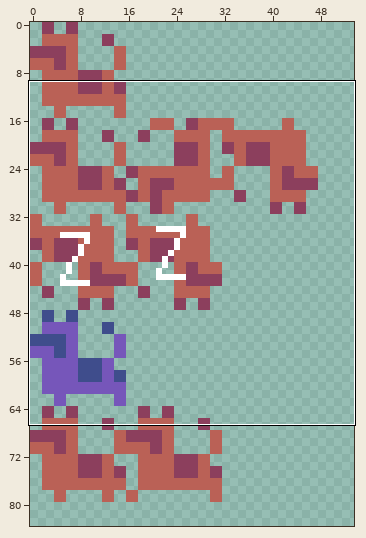
File history of a sprite sheet, media/art/entities/creature.png. Above: a wide view before the commit, with the close-up outlined.
Close-up. Before:
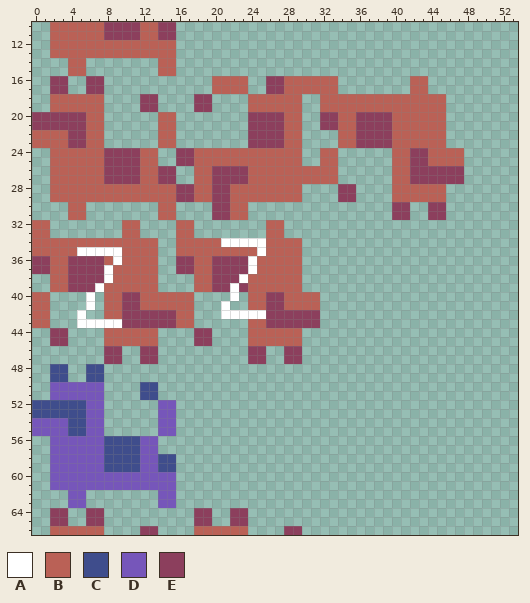
The file is 128x128 pixels. Shown: x 0..53, y 10..66. The wide view leaves out empty margins.
Palette (. is transparent): A #ffffff  B #ba6156  C #3f4d8c  D #7656ba  E #8c3f5d
Pixels before (only the part around the change), first column x 0:
10 ..BBBBBBEEEEBBEE......................................
11 ..BBBBBBEEEEBBEE......................................
12 ..BBBBBBBBBBBBBB......................................
13 ..BBBBBBBBBBBBBB......................................
14 ....BB........BB......................................
15 ....BB........BB......................................
16 ..EE..EE............BBBB..EEBBBBBB........BB..........
17 ..EE..EE............BBBB..EEBBBBBB........BB..........
18 ..BBBBBB....EE....EE....BBBBBB..BBBBBBBBBBBBBB........
19 ..BBBBBB....EE....EE....BBBBBB..BBBBBBBBBBBBBB........
20 EEEEEEBB......BB........EEEEBB..EEBBEEEEBBBBBB........
21 EEEEEEBB......BB........EEEEBB..EEBBEEEEBBBBBB........
22 BBBBEEBB......BB........EEEEBB....BBEEEEBBBBBB........
23 BBBBEEBB......BB........EEEEBB....BBEEEEBBBBBB........
24 ..BBBBBBEEEEBB..EEBBBBBBBBBBBB..BB......BBEEBBBB......
25 ..BBBBBBEEEEBB..EEBBBBBBBBBBBB..BB......BBEEBBBB......
26 ..BBBBBBEEEEBBEE..BBEEEEBBBBBBBBBB......BBEEEEEE......
27 ..BBBBBBEEEEBBEE..BBEEEEBBBBBBBBBB......BBEEEEEE......
28 ..BBBBBBBBBBBBBBEEBBEEBBBBBBBB....EE....BBBBBB........
29 ..BBBBBBBBBBBBBBEEBBEEBBBBBBBB....EE....BBBBBB........
30 ....BB........BB....EEBB................EE..EE........
31 ....BB........BB....EEBB................EE..EE........
32 BB........BB....BB........BB..........................
33 BB........BB....BB........BB..........................
34 BBBBBBBBBBBBBB..BBBBBAAAAABBBB........................
35 BBBBBAAAAABBBB..BBBBBBBBBABBBB........................
36 EEBBEEEEBABBBB..EEBBEEEEABBBBB........................
37 EEBBEEEEABBBBB..EEBBEEEEABBBBB........................
38 ..BBEEEEABBBBB....BBEEEABBBBBB........................
39 ..BBEEEABBBBBB....BBEEAEBBBBBB........................
40 BB....A.BBEEBBBBBB....A.BBEEBBBB......................
41 BB....A.BBEEBBBBBB...A..BBEEBBBB......................
42 BB...A..BBEEEEEEBB...AAAAAEEEEEE......................
43 BB...AAAAAEEEEEEBB......BBEEEEEE......................
44 ..EE....BBBBBB....EE....BBBBBB........................
45 ..EE....BBBBBB....EE....BBBBBB........................
46 ........EE..EE..........EE..EE........................
47 ........EE..EE..........EE..EE........................
48 ..CC..CC..............................................
49 ..CC..CC..............................................
50 ..DDDDDD....CC........................................
51 ..DDDDDD....CC........................................
52 CCCCCCDD......DD......................................
53 CCCCCCDD......DD......................................
54 DDDDCCDD......DD......................................
55 DDDDCCDD......DD......................................
56 ..DDDDDDCCCCDD........................................
57 ..DDDDDDCCCCDD........................................
58 ..DDDDDDCCCCDDCC......................................
59 ..DDDDDDCCCCDDCC......................................
60 ..DDDDDDDDDDDDDD......................................
61 ..DDDDDDDDDDDDDD......................................
62 ....DD........DD......................................
63 ....DD........DD......................................
64 ..EE..EE..........EE..EE..............................
65 ..EE..EE..........EE..EE..............................
66 ..BBBBBB....EE....BBBBBB....EE........................
After the commit:
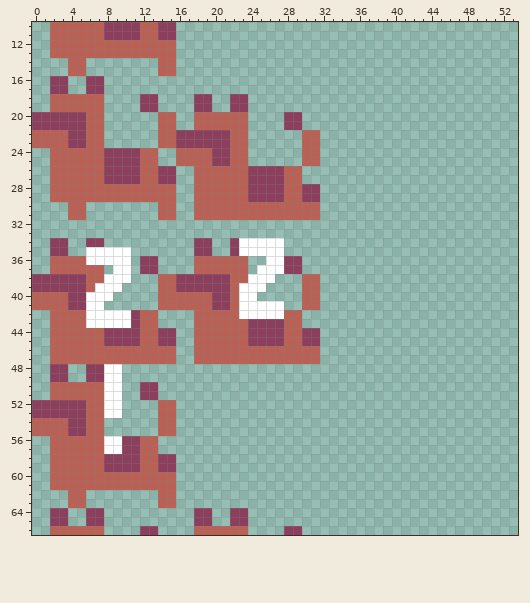
Log entry: Creature falls asleep after 5 seconds
The edit:
y 16..17: x 20..23 BBBB -> ....; x 26..33 EEBBBBBB -> ........; x 42..43 BB -> ..
y 18..19: x 22..29 ..BBBBBB -> EE......; x 32..45 BBBBBBBBBBBBBB -> ..............
y 20..21: x 18..29 ......EEEEBB -> BBBBBB....EE; x 32..45 EEBBEEEEBBBBBB -> ..............
y 22..23: x 16..31 ........EEEEBB.. -> EEEEEEBB......BB; x 34..45 BBEEEEBBBBBB -> ............
y 24..25: x 16..17 EE -> BB; x 20..21 BB -> EE; x 24..33 BBBBBB..BB -> ......BB..; x 40..47 BBEEBBBB -> ........
y 26..27: x 20..27 EEEEBBBB -> BBBBEEEE; x 30..33 BBBB -> ....; x 40..47 BBEEEEEE -> ........
y 28..29: x 16..17 EE -> ..; x 20..21 EE -> BB; x 24..27 BBBB -> EEEE; x 30..31 .. -> EE; x 34..35 EE -> ..; x 40..45 BBBBBB -> ......
y 30..31: x 18..21 ..EE -> BBBB; x 24..31 ........ -> BBBBBBBB; x 40..41 EE -> ..; x 44..45 EE -> ..
y 32..33: x 0..1 BB -> ..; x 10..11 BB -> ..; x 16..17 BB -> ..; x 26..27 BB -> ..
y 34: x 0..13 BBBBBBBBBBBBBB -> ..EE..EE......; x 16..22 BBBBBAA -> ..EE..E; x 26..29 BBBB -> AA..
y 35: x 0..5 BBBBBA -> ..EE..; x 10..13 BBBB -> A...; x 16..24 BBBBBBBBB -> ..EE..EAA; x 26..29 BBBB -> AA..
y 36: x 0..1 EE -> ..; x 4..8 EEEEB -> BBAAA; x 10..13 BBBB -> A.EE; x 16..17 EE -> ..; x 20..29 EEEEABBBBB -> BBBB..AAEE
y 37: x 0..1 EE -> ..; x 4..13 EEEEABBBBB -> BBBB.AA.EE; x 16..17 EE -> ..; x 20..29 EEEEABBBBB -> BBBB.AAAEE
y 38: x 0..3 ..BB -> EEEE; x 6..7 EE -> BB; x 9..19 BBBBB....BB -> AA...BBEEEE; x 22..31 EABBBBBB.. -> BBAAA...BB
y 39: x 0..3 ..BB -> EEEE; x 6 E -> B; x 8..19 BBBBBB....BB -> AA....BBEEEE; x 22..31 AEBBBBBB.. -> BAAA....BB
y 40: x 2..5 .... -> BBEE; x 7..13 .BBEEBB -> AA.....; x 18..29 ....A.BBEEBB -> BBEEBAA.....
y 41: x 2..5 .... -> BBEE; x 7..13 .BBEEBB -> A......; x 18..29 ...A..BBEEBB -> BBEEBAAAAA..
y 42: x 0..10 BB...A..BBE -> ..BBBBAAAAA; x 12..22 EEEEBB...AA -> BB....BBBBB; x 26..31 EEEEEE -> AABB..
y 43: x 0..5 BB...A -> ..BBBB; x 10 E -> A; x 12..25 EEEEBB......BB -> BB....BBBBBBEE; x 28..31 EEEE -> BB..
y 44..45: x 2..11 EE....BBBB -> BBBBBBEEEE; x 14..15 .. -> EE; x 18..27 EE....BBBB -> BBBBBBEEEE; x 30..31 .. -> EE
y 46..47: x 2..15 ......EE..EE.. -> BBBBBBBBBBBBBB; x 18..31 ......EE..EE.. -> BBBBBBBBBBBBBB
y 48..49: x 2..3 CC -> EE; x 6..9 CC.. -> EEAA
y 50..51: x 2..9 DDDDDD.. -> BBBBBBAA; x 12..13 CC -> EE
y 52..53: x 0..9 CCCCCCDD.. -> EEEEEEBBAA; x 14..15 DD -> BB
y 54..55: x 0..7 DDDDCCDD -> BBBBEEBB; x 14..15 DD -> BB
y 56..57: x 2..13 DDDDDDCCCCDD -> BBBBBBAAEEBB
y 58..59: x 2..15 DDDDDDCCCCDDCC -> BBBBBBEEEEBBEE
y 60..61: x 2..15 DDDDDDDDDDDDDD -> BBBBBBBBBBBBBB
y 62..63: x 4..5 DD -> BB; x 14..15 DD -> BB
Pixel boxes of the changes (left, top, right, bottom) in both close-ups:
changed: (32, 76, 464, 508)
